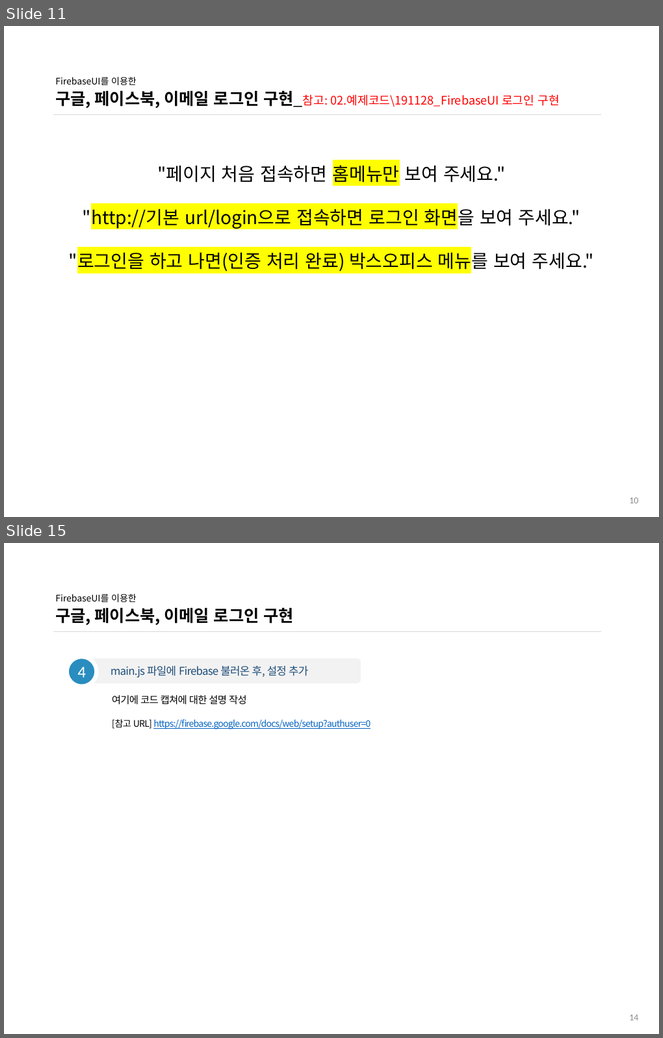
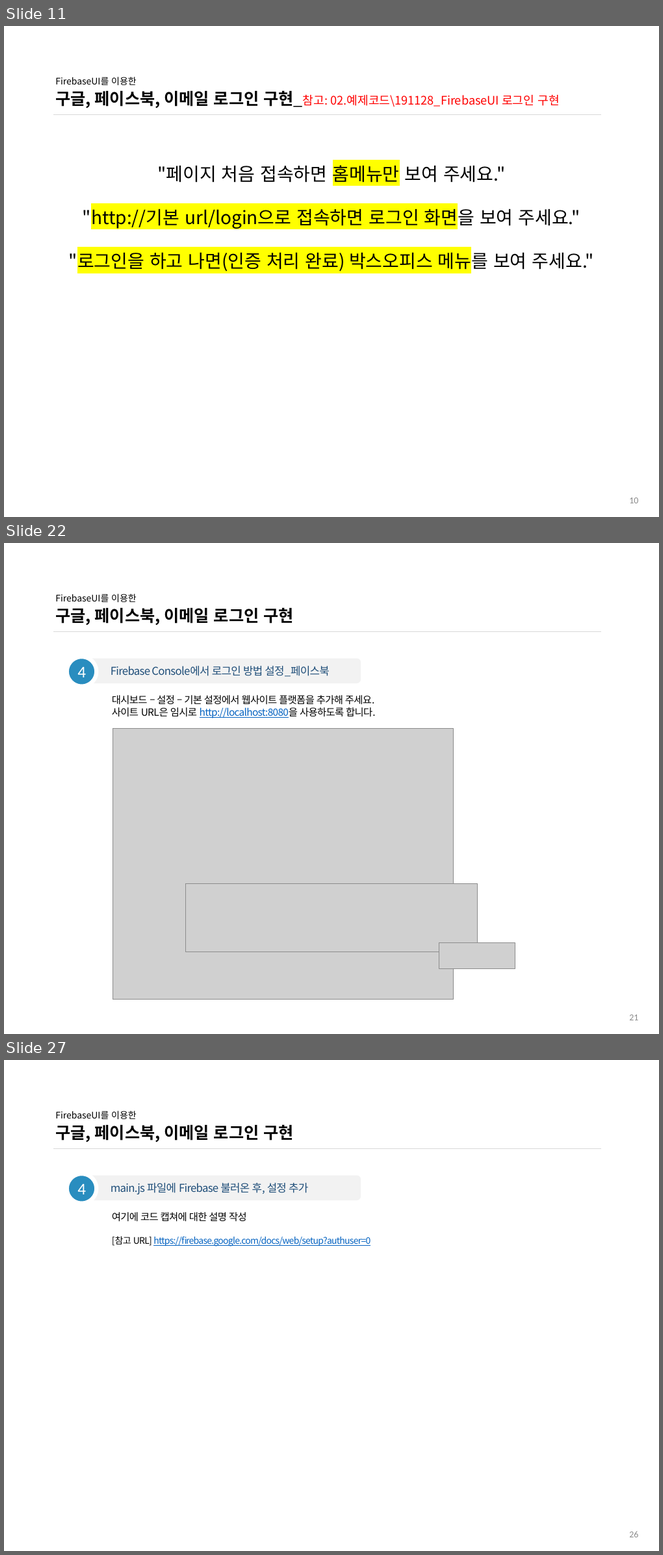
Before and after one commit to ddowon/vueStudy, a slide deck: 01.참고자료/191128_FirebaseUI 로그인 구현.pptx. Shown one above the other, each under a label of ours: slides 11 and 15 before the commit, slides 11, 22 and 27 after it; the slides between them are not shown. The pictures are 663x1038 and 663x1555 pixels, drawn with LibreOffice and Linux fonts; fonts in the diff are those of the drawing; grey boxes stand for pictures; background and template pictures are left out. Boxes give left, top, right and bottom in pixels: in the first picture for what was removed or moved away, otherwise in the second. Text is boxed around its words. In the diff, an @@ line names an element or a change of style, - is before the commit and + after.

Commit message:
12월 5일 15차 FirebaseUI 인증 스터디 자료 내용 보완

```diff
--- a/01.참고자료/191128_FirebaseUI 로그인 구현.pptx
+++ b/01.참고자료/191128_FirebaseUI 로그인 구현.pptx
@@ slide 22 added at (4,543,659,1034), background #FFFFFF @@
@@ title added at (55,594,294,626), 18 pt, text #000000, bold @@
+FirebaseUI를 이용한
+구글, 페이스북, 이메일 로그인 구현
@@ line added from (53, 631) to (601, 631), #D9D9D9 0.5 pt @@
@@ ellipse added at (67,657,96,687), fill #298DBF, outline #FFFFFF 4.5 pt, 18 pt, text #FFFFFF @@
+4
@@ rounded rectangle added at (83,658,361,683), fill #F2F2F2, 12 pt, text #1F4E79 @@
+Firebase Console에서 로그인 방법 설정_페이스북
@@ text added at (112,695,376,719), 11 pt, text #000000 @@
+대시보드 – 설정 – 기본 설정에서 웹사이트 플랫폼을 추가해 주세요.
+사이트 URL은 임시로 http://localhost:8080을 사용하도록 합니다.
@@ picture added at (113,729,453,1001) @@
@@ picture added at (186,884,478,952) @@
@@ picture added at (439,943,516,969) @@
@@ page number added at (629,1015,638,1021), 10 pt, text #8C8C8C @@
+21
@@ what was slide 15 is now slide 27 @@
@@ page number at (629,1532,638,1538): text changed @@
-14
+26
```
Also in this commit, not shown: 5 slides changed, 11 other slides added.
